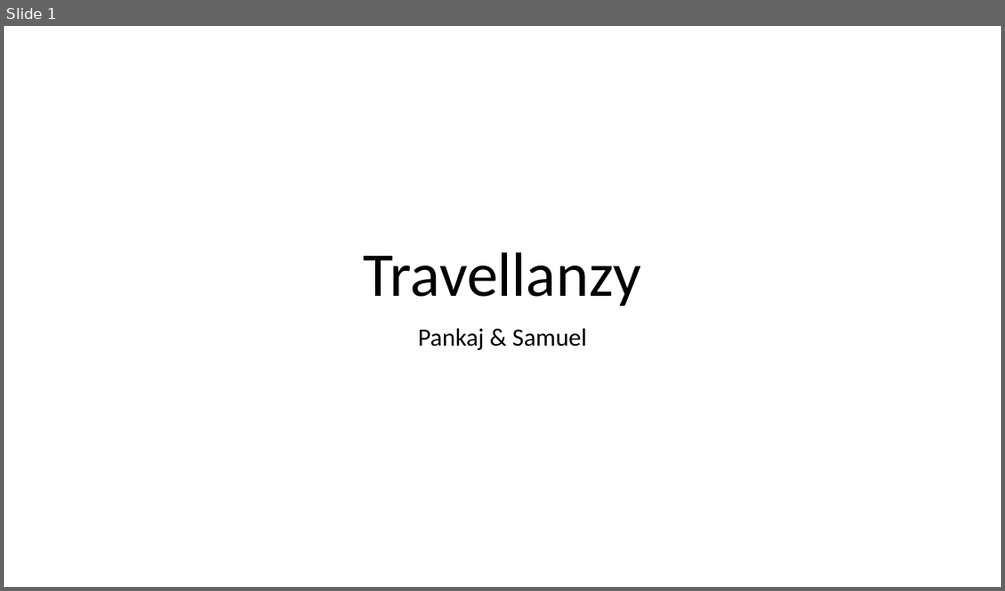
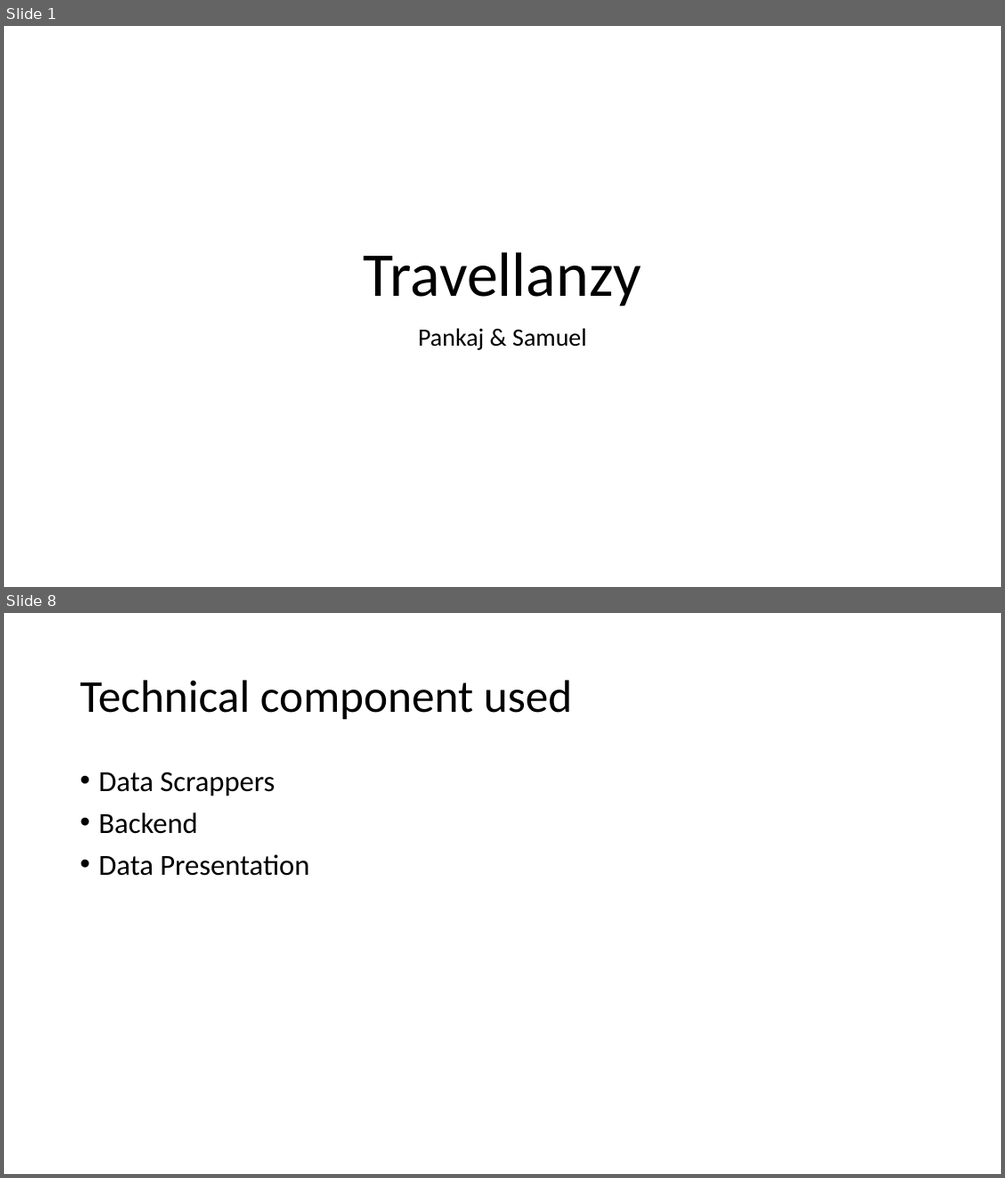
Before and after one commit to pankajti/travelenzy, a slide deck: presentation/travelenzy.pptx. Shown one above the other, each under a label of ours: slide 1 before the commit, slides 1 and 8 after it; the slides between them are not shown. The pictures are 1005x591 and 1005x1178 pixels, drawn with LibreOffice and Linux fonts; fonts in the diff are those of the drawing. Boxes give left, top, right and bottom in pixels: in the first picture for what was removed or moved away, otherwise in the second. Text is boxed around its words. In the diff, an @@ line names an element or a change of style, - is before the commit and + after.

Commit message:
adding demo for mongo db data load and display content on ui

```diff
--- a/presentation/travelenzy.pptx
+++ b/presentation/travelenzy.pptx
@@ slide 8 added at <box>4,613,1001,1174</box>, background #FFFFFF @@
@@ title added at <box>80,680,572,720</box>, 44 pt, text #000000 @@
+Technical component used
@@ text added at <box>98,771,309,876</box>, 28 pt, text #000000 @@
+• Data Scrappers
+• Backend
+• Data Presentation
```
Also in this commit, not shown: 1 slide changed, 9 other slides added, 13 other files.
